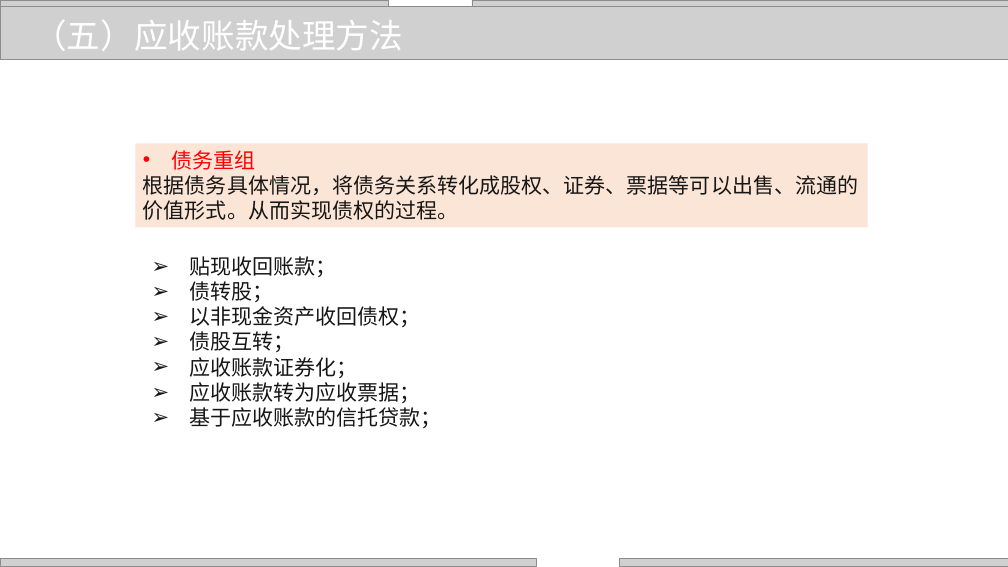
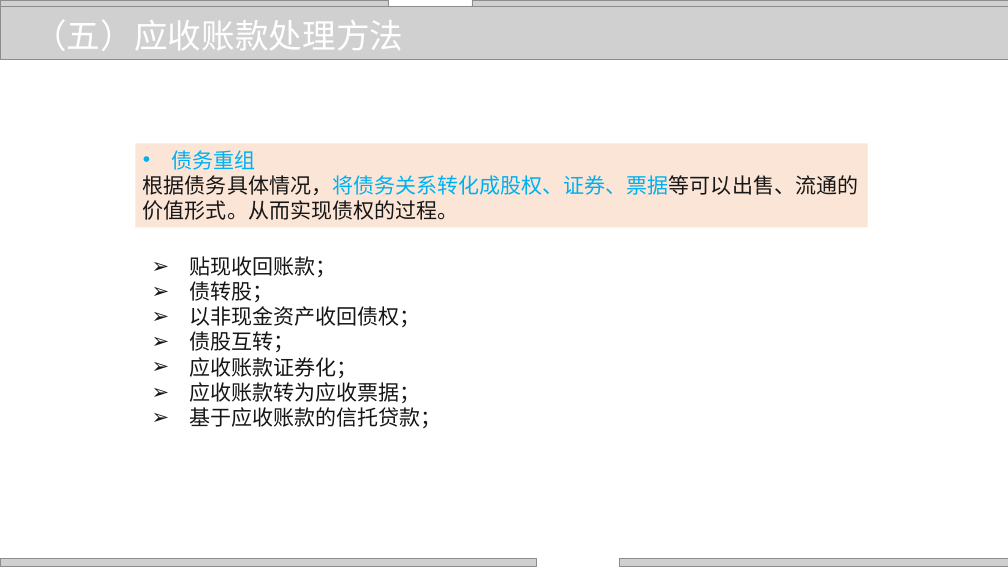
Before and after one commit to zhangjianzhang/internet_credit, a slide deck: slide 29 of files/slides/lecture_11.pptx. Drawn at 1008x567 pixels with LibreOffice and Linux fonts; fonts in the diff are those of the drawing; grey boxes stand for pictures; background and template pictures are left out. Boxes give left, top, right and bottom in pixels: in the first picture for what was removed or moved away, otherwise in the second. Text is boxed around its words. In the diff, an @@ line names an element or a change of style, - is before the commit and + after.

```diff
--- a/files/slides/lecture_11.pptx
+++ b/files/slides/lecture_11.pptx
@@ rectangle "债务重组" at box(135, 144, 868, 228): text colour #FF0000 to #00B0F0 in "债务重组"; text colour #181717 to #00B0F0 in "根据债务具体情况，将债务关系转化成股权、证券、票据等可以出售、流通的价值形式。从而实现债权的过程。" @@
```
Also in this commit, not shown: 23 other slides changed, 5 other files.
